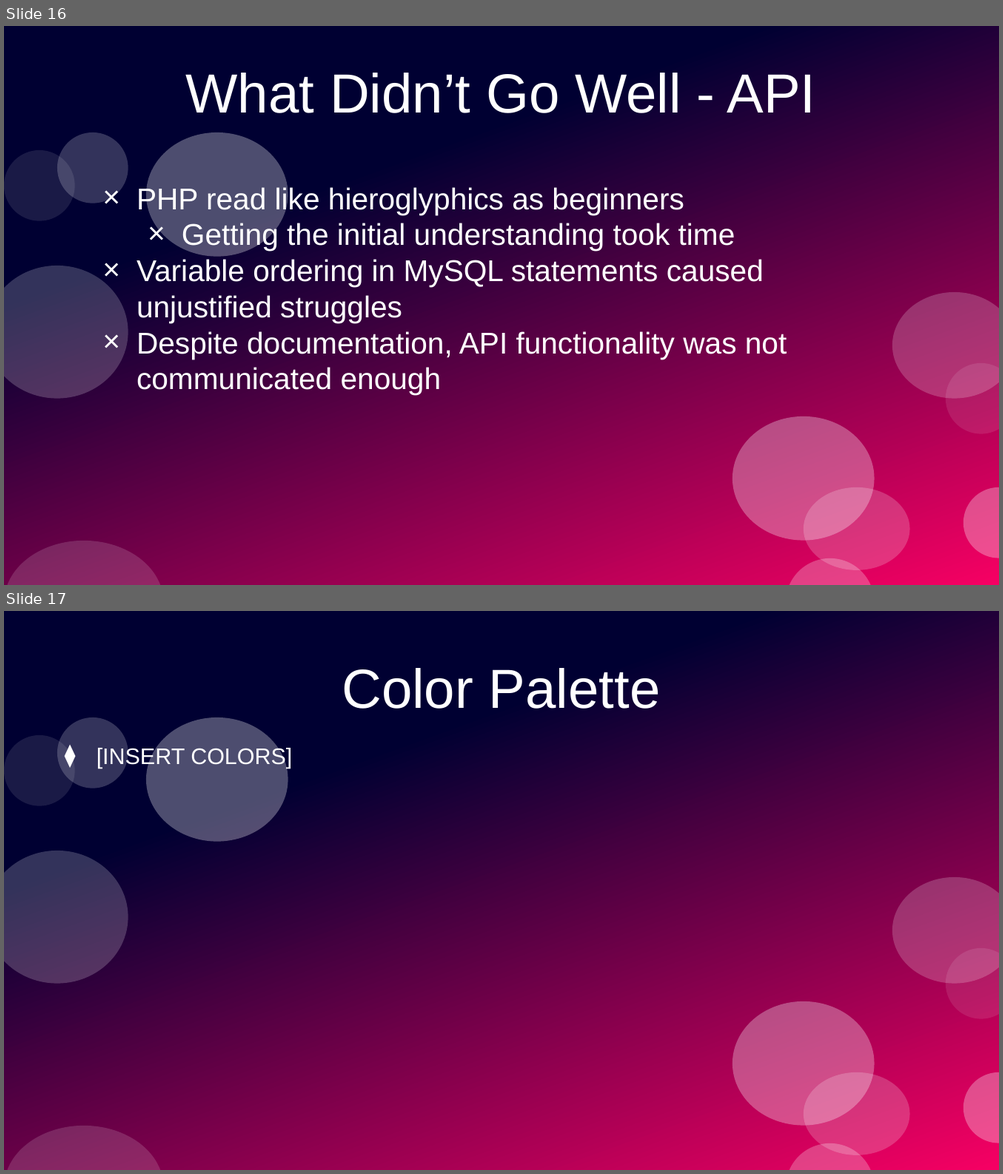
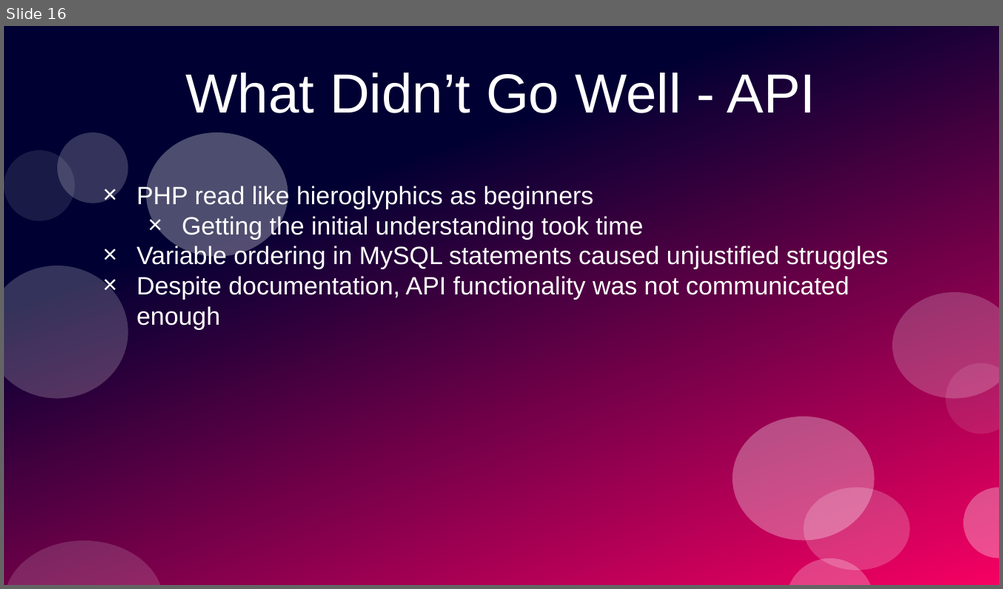
Before and after one commit to PrototypeProto/COP_4331_Small-Project, a slide deck: Pres.pptx. Shown one above the other, each under a label of ours: slides 16 and 17 before the commit, slide 16 after it. The pictures are 1003x1174 and 1003x589 pixels, drawn with LibreOffice and Linux fonts; fonts in the diff are those of the drawing. Boxes give left, top, right and bottom in pixels: in the first picture for what was removed or moved away, otherwise in the second. Text is boxed around its words. In the diff, an @@ line names an element or a change of style, - is before the commit and + after.

```diff
--- a/Pres.pptx
+++ b/Pres.pptx
@@ slide 17 removed at [4,611,999,1170], background #FFFFFF; not listed: 12 template elements that a slide beside it also shows @@
@@ title removed at [341,668,660,709] @@
-Color Palette
@@ text removed at [96,746,292,769] @@
-⧫ [INSERT COLORS]
@@ slide 16 changed as well @@
@@ text "PHP read like hieroglyphics as ..." at [136,184,888,329]: size 24 to 20 pt @@
```
Also in this commit, not shown: 14 other slides changed, 2 slides added, 1 other slide removed.
